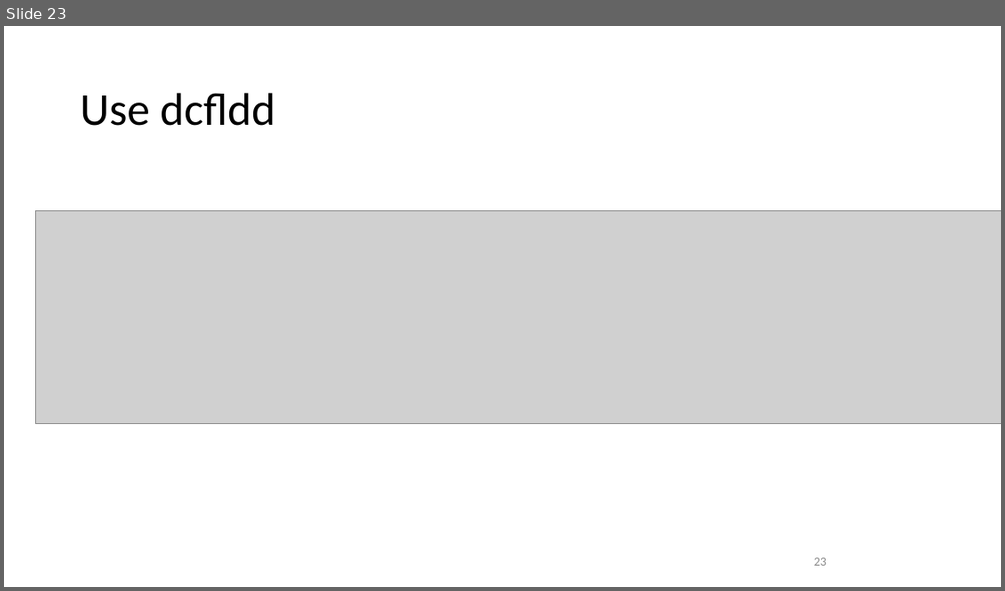
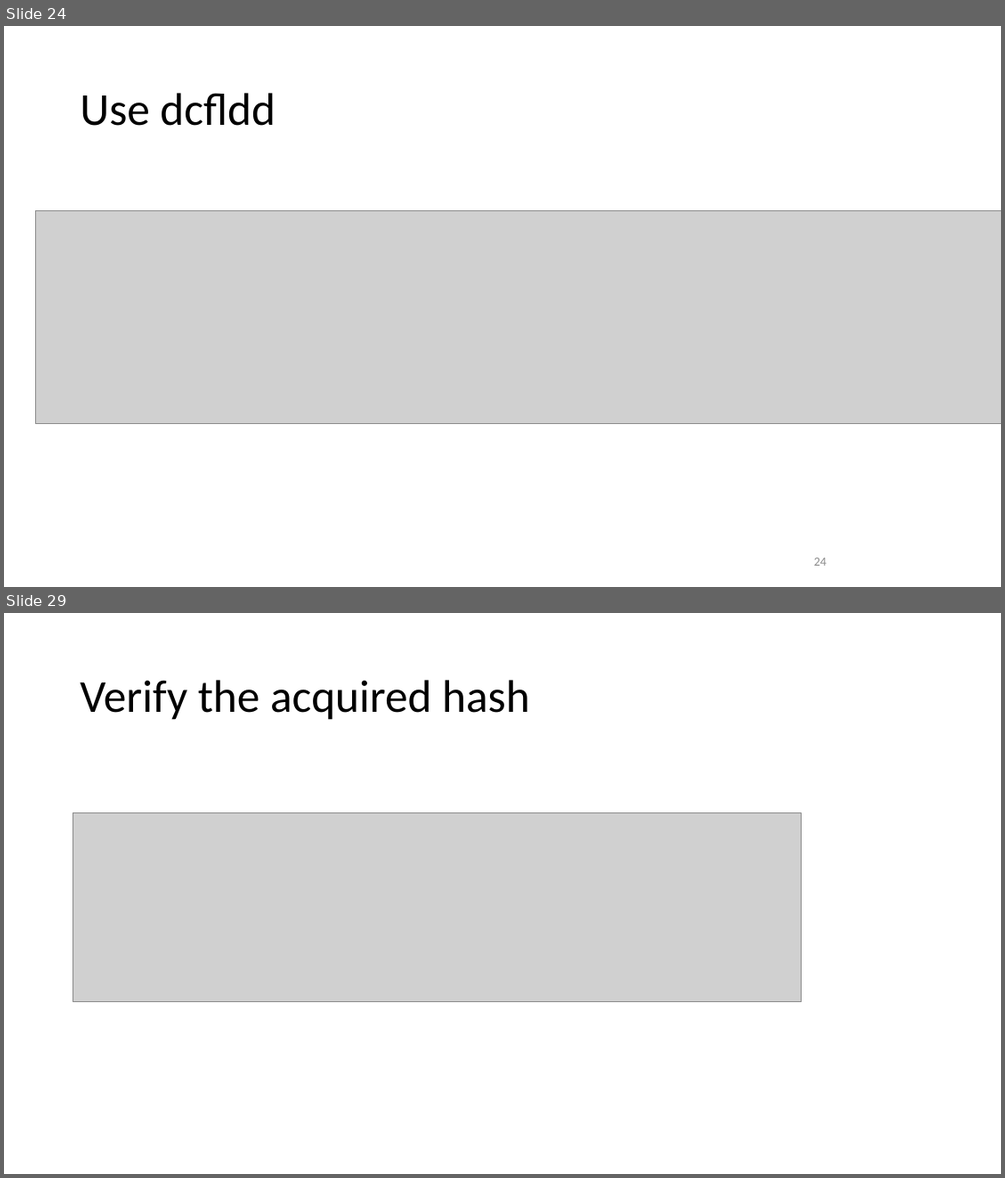
Before and after one commit to frankwxu/digital-forensics-lab, a slide deck: Basic_Computer_Skills_for_Forensics/7_USB_Image_Acquisition.pptx. Shown one above the other, each under a label of ours: slide 23 before the commit, slides 24 and 29 after it; the slides between them are not shown. The pictures are 1005x591 and 1005x1178 pixels, drawn with LibreOffice and Linux fonts; fonts in the diff are those of the drawing; grey boxes stand for pictures; background and template pictures are left out. Boxes give left, top, right and bottom in pixels: in the first picture for what was removed or moved away, otherwise in the second. Text is boxed around its words. In the diff, an @@ line names an element or a change of style, - is before the commit and + after.

```diff
--- a/Basic_Computer_Skills_for_Forensics/7_USB_Image_Acquisition.pptx
+++ b/Basic_Computer_Skills_for_Forensics/7_USB_Image_Acquisition.pptx
@@ slide 29 added at box(4, 613, 1001, 1174), background #FFFFFF @@
@@ title added at box(80, 680, 530, 720), 44 pt, text #000000 @@
+Verify the acquired hash
@@ picture added at box(73, 813, 802, 1002) @@
@@ what was slide 23 is now slide 24 @@
@@ page number at box(814, 557, 826, 565): text changed @@
-23
+24
```
Also in this commit, not shown: 5 other slides added.
